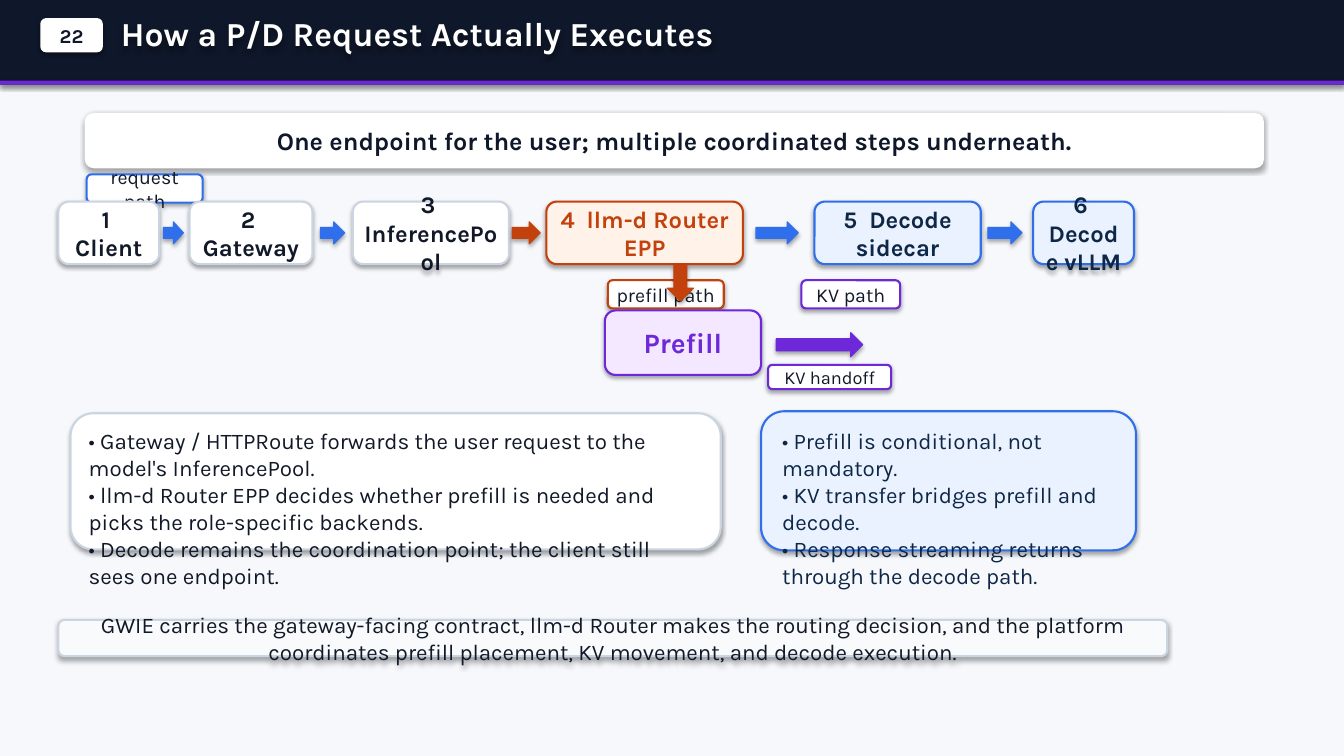
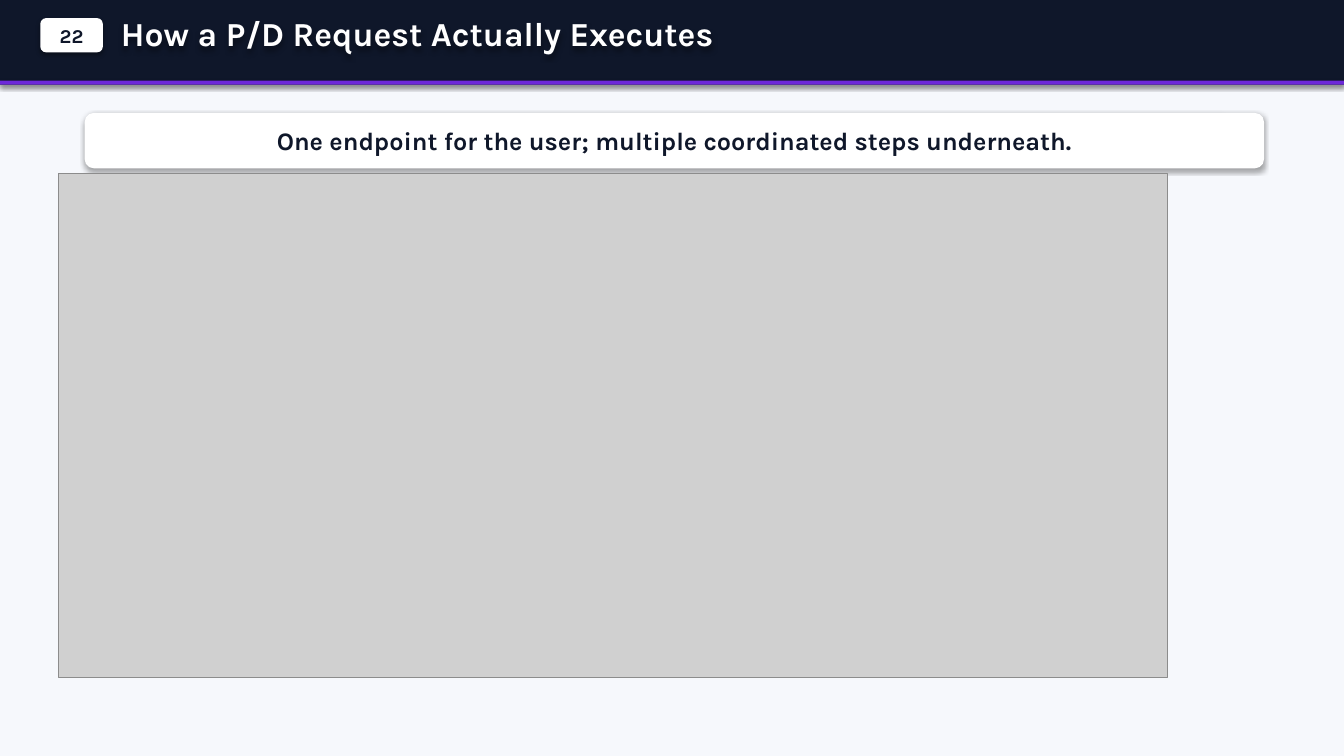
Before and after one commit to andyzhangx/demo, a slide deck: slide 7 of llm/kaito-llm-d-pd-slides.pptx. Drawn at 1344x756 pixels with LibreOffice and Linux fonts; fonts in the diff are those of the drawing; grey boxes stand for pictures. Boxes give left, top, right and bottom in pixels: in the first picture for what was removed or moved away, otherwise in the second. Text is boxed around its words. In the diff, an @@ line names an element or a change of style, - is before the commit and + after.

```diff
--- a/llm/kaito-llm-d-pd-slides.pptx
+++ b/llm/kaito-llm-d-pd-slides.pptx
@@ picture added at (x1=58, y1=173, x2=1168, y2=678) @@
@@ rounded rectangle removed at (x1=87, y1=174, x2=203, y2=203) @@
-request path
@@ rounded rectangle removed at (x1=58, y1=202, x2=159, y2=264) @@
-1 Client
@@ rounded rectangle removed at (x1=190, y1=202, x2=313, y2=264) @@
-2 Gateway
@@ rounded rectangle removed at (x1=353, y1=202, x2=509, y2=264) @@
-3 InferencePool
@@ rounded rectangle removed at (x1=546, y1=202, x2=743, y2=264) @@
-4 llm-d Router EPP
@@ rounded rectangle removed at (x1=815, y1=202, x2=981, y2=264) @@
-5 Decode sidecar
@@ rounded rectangle removed at (x1=1033, y1=202, x2=1134, y2=264) @@
-6 Decode vLLM
@@ right arrow removed at (x1=163, y1=222, x2=184, y2=244) @@
@@ right arrow removed at (x1=321, y1=222, x2=345, y2=244) @@
@@ right arrow removed at (x1=512, y1=222, x2=540, y2=244) @@
@@ right arrow removed at (x1=756, y1=222, x2=799, y2=244) @@
@@ right arrow removed at (x1=988, y1=222, x2=1022, y2=244) @@
@@ down arrow removed at (x1=667, y1=265, x2=694, y2=301) @@
@@ rounded rectangle removed at (x1=608, y1=280, x2=724, y2=309) @@
-prefill path
@@ rounded rectangle removed at (x1=802, y1=280, x2=900, y2=309) @@
-KV path
@@ rounded rectangle removed at (x1=605, y1=311, x2=761, y2=375) @@
-Prefill
@@ right arrow removed at (x1=776, y1=333, x2=863, y2=357) @@
@@ rounded rectangle removed at (x1=768, y1=365, x2=891, y2=389) @@
-KV handoff
@@ rounded rectangle removed at (x1=71, y1=413, x2=721, y2=549) @@
@@ rounded rectangle removed at (x1=761, y1=411, x2=1136, y2=551) @@
@@ text removed at (x1=89, y1=433, x2=654, y2=590) @@
-• Gateway / HTTPRoute forwards the user request to the model's InferencePool.
-• llm-d Router EPP decides whether prefill is needed and picks the role-specific backends.
-• Decode remains the coordination point; the client still sees one endpoint.
@@ text removed at (x1=782, y1=433, x2=1097, y2=590) @@
-• Prefill is conditional, not mandatory.
-• KV transfer bridges prefill and decode.
-• Response streaming returns through the decode path.
@@ rounded rectangle removed at (x1=58, y1=620, x2=1168, y2=656) @@
-GWIE carries the gateway-facing contract, llm-d Router makes the routing decision, and the platform coordinates prefill placement, KV movement, and decode execution.
```
Also in this commit, not shown: 7 other slides changed, 10 other files.
